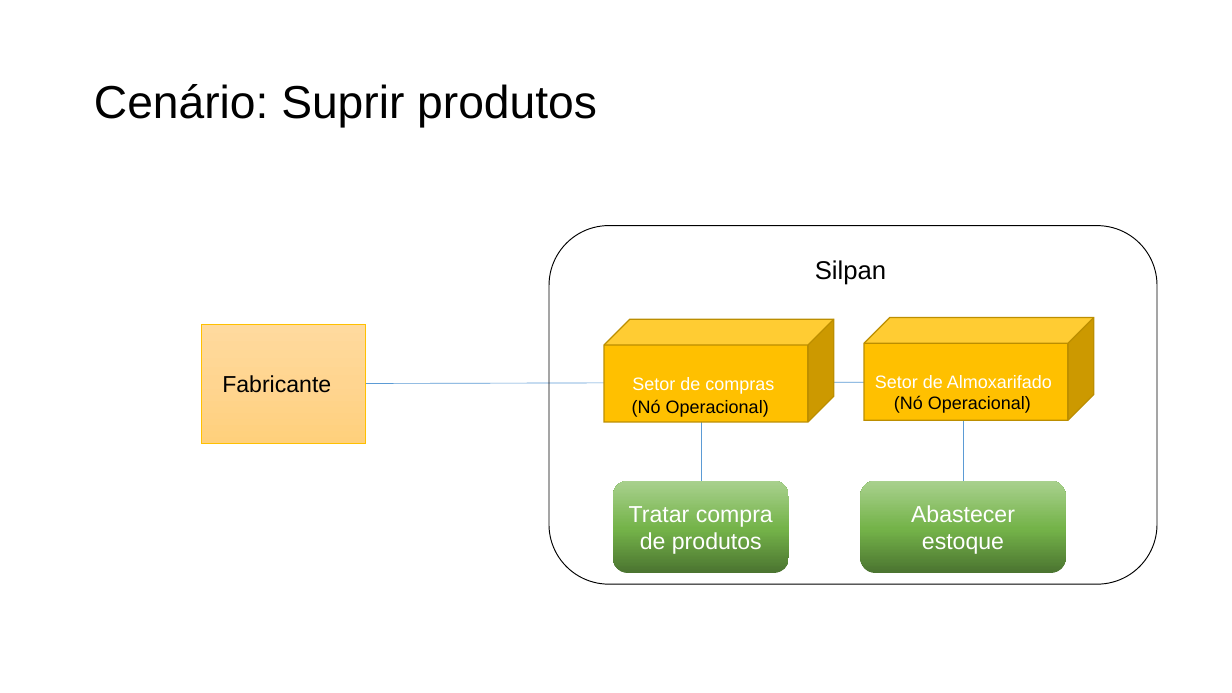
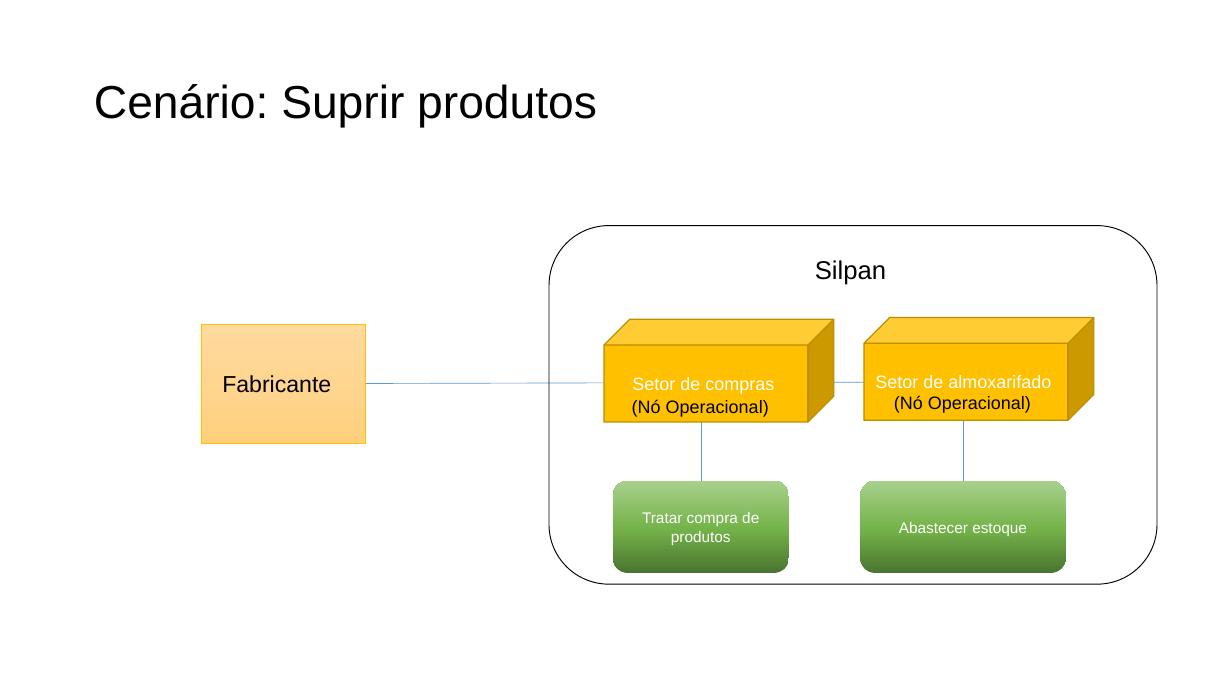
Before and after one commit to Systematicos/FindingApp, a slide deck: slide 7 of Documentation/15._Arquitetura_de_Negócio_para_cada_Cenário.pptx. Drawn at 1232x693 pixels with LibreOffice and Linux fonts; fonts in the diff are those of the drawing. Boxes give left, top, right and bottom in pixels: in the first picture for what was removed or moved away, otherwise in the second. Text is boxed around its words. In the diff, an @@ line names an element or a change of style, - is before the commit and + after.

```diff
--- a/Documentation/15._Arquitetura_de_Negócio_para_cada_Cenário.pptx
+++ b/Documentation/15._Arquitetura_de_Negócio_para_cada_Cenário.pptx
@@ text in cube at [875, 375, 1051, 388]: text changed @@
-Setor de Almoxarifado
+Setor de almoxarifado
@@ rounded rectangle "Tratar compra de produtos" at [613, 481, 788, 573]: size 18 to 12 pt @@
@@ rounded rectangle "Abastecer estoque" at [860, 481, 1066, 573]: size 18 to 12 pt @@
```
Also in this commit, not shown: 6 other slides changed, 9 other files.
